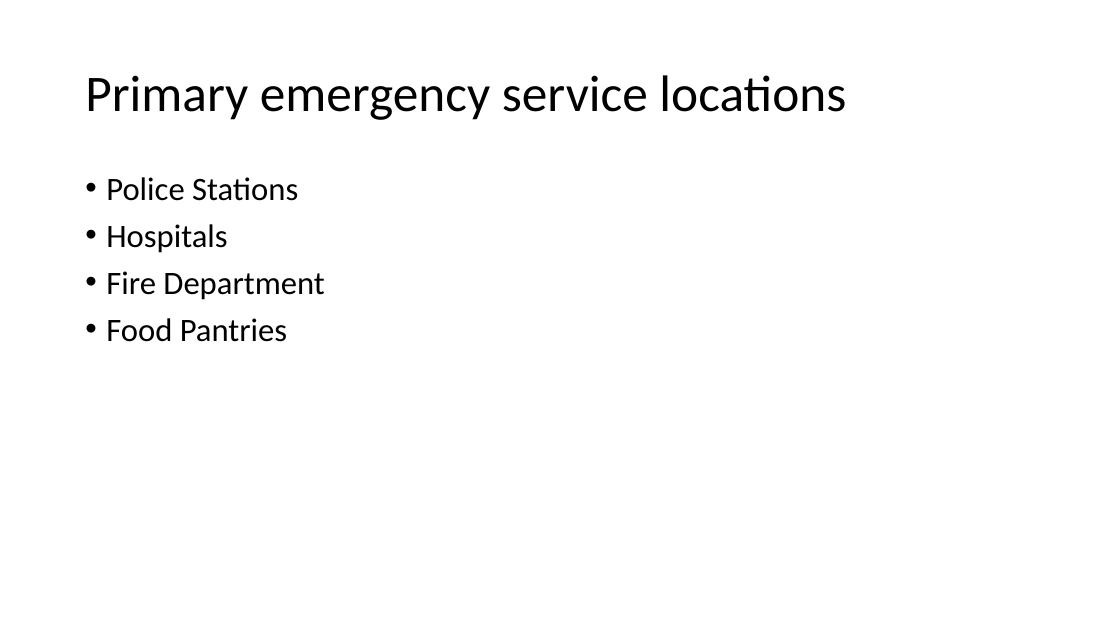
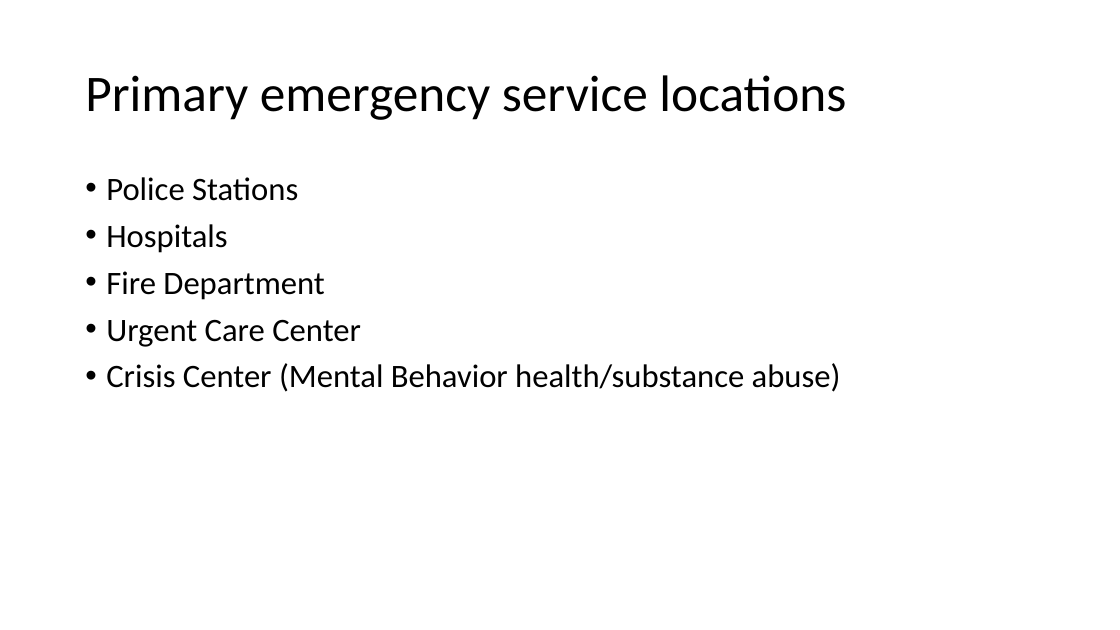
Before and after one commit to JohnPAguirre/SafetySeeds, a slide deck: slide 2 of SafetySeeds.pptx. Drawn at 1120x630 pixels with LibreOffice and Linux fonts; fonts in the diff are those of the drawing. Boxes give left, top, right and bottom in pixels: in the first picture for what was removed or moved away, otherwise in the second. Text is boxed around its words. In the diff, an @@ line names an element or a change of style, - is before the commit and + after.

```diff
--- a/SafetySeeds.pptx
+++ b/SafetySeeds.pptx
@@ text at (106, 319, 841, 392): text changed @@
-• Food Pantries
+• Urgent Care Center
+• Crisis Center (Mental Behavior health/substance abuse)
```
Also in this commit, not shown: 1 other slide changed.
